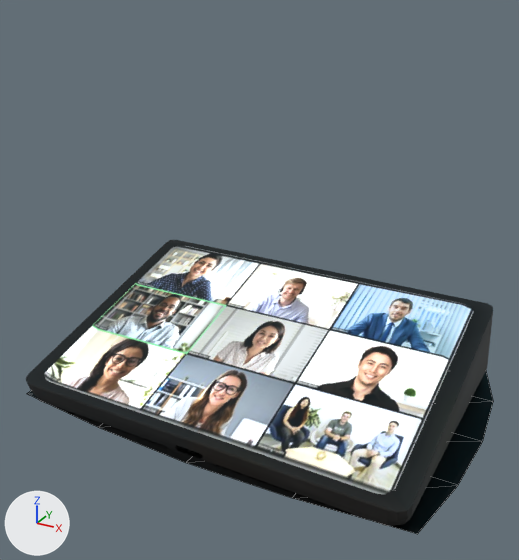
The glTF model assets/props/medium_room/MediumProps_LogitechRallyBar.glb: old version first, new version second.
The view is the same before and after, from a 50 mm camera at (6.319, -9.715, 1.055) aimed at (6.142, -9.394, 0.895). The lights are fixed; the arrows at lower left show +X, +Y and +Z. Mesh edges are drawn as thin lines on the coarser meshes. Everything nearer to the camera than a plane just in front of the edit is cut away. Where no turn or scale is listed for an object, it has been applied to the vertices.

The scene before the commit, as lines of its bpy script (objects in view):
```python
me_mediumprops_tapip = bpy.data.meshes.new('MediumProps_TapIP')
me_mediumprops_tapip.from_pydata(...)  # 165 vertices, 283 faces; spans x -0.122..0.123, y -0.081..0.09, z -0.036..0.02
# faces by material slot: [14, 269]
me_mediumprops_tapip.materials.append(mat_small_room_tv_002)
me_mediumprops_tapip.materials.append(mat_small_room_003)
me_shadow_logitechrallybar = bpy.data.meshes.new('Shadow_LogitechRallyBar')
me_shadow_logitechrallybar.from_pydata(...)  # 61 vertices, 80 faces; spans x -2.01..2.18, y -0.11..0.82, z -0.16..0.26
me_shadow_logitechrallybar.materials.append(mat_shadow)  # black #000000
ob_mediumprops_tapip = bpy.data.objects.new('MediumProps_TapIP', me_mediumprops_tapip)
ob_mediumprops_tapip.location = (6.1298, -9.3721, 0.8419)
ob_shadow_logitechrallybar = bpy.data.objects.new('Shadow_LogitechRallyBar', me_shadow_logitechrallybar)
ob_shadow_logitechrallybar.location = (4.086, -9.3436, 0.9683)
```
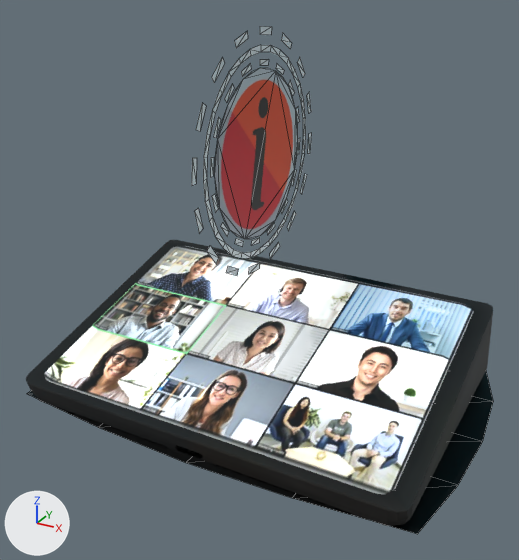
What the commit changed:
Mesh me_campop_tapip is new.
It has 192 vertices, 128 faces and spans x -0.0001..0.0001, y -0.0679..0.0679, z -0.0679..0.0679.
It uses material mat_highlights_001 (white #ffffff).
Mesh me_icon_tapip is new.
It has 32 vertices, 30 faces and spans x 0.0, y -0.0472..0.0472, z -0.0472..0.0472.
It uses material mat_info (picture img_image_0).
Object 'CamPop_TapIP' (ob_campop_tapip) is new; it shows me_campop_tapip.
Its location is (6.1293, -9.3699, 0.9581).
Object 'Icon_TapIP' (ob_icon_tapip) is new; it shows me_icon_tapip.
Its location is (6.1293, -9.3698, 0.9579).

Location of each change, (x1, y1, x2, y2) in pixels of the pictures (519 x 560 px):
'Icon_TapIP', added
    after: (215, 68, 297, 239)
'CamPop_TapIP', added
    after: (192, 26, 312, 276)
